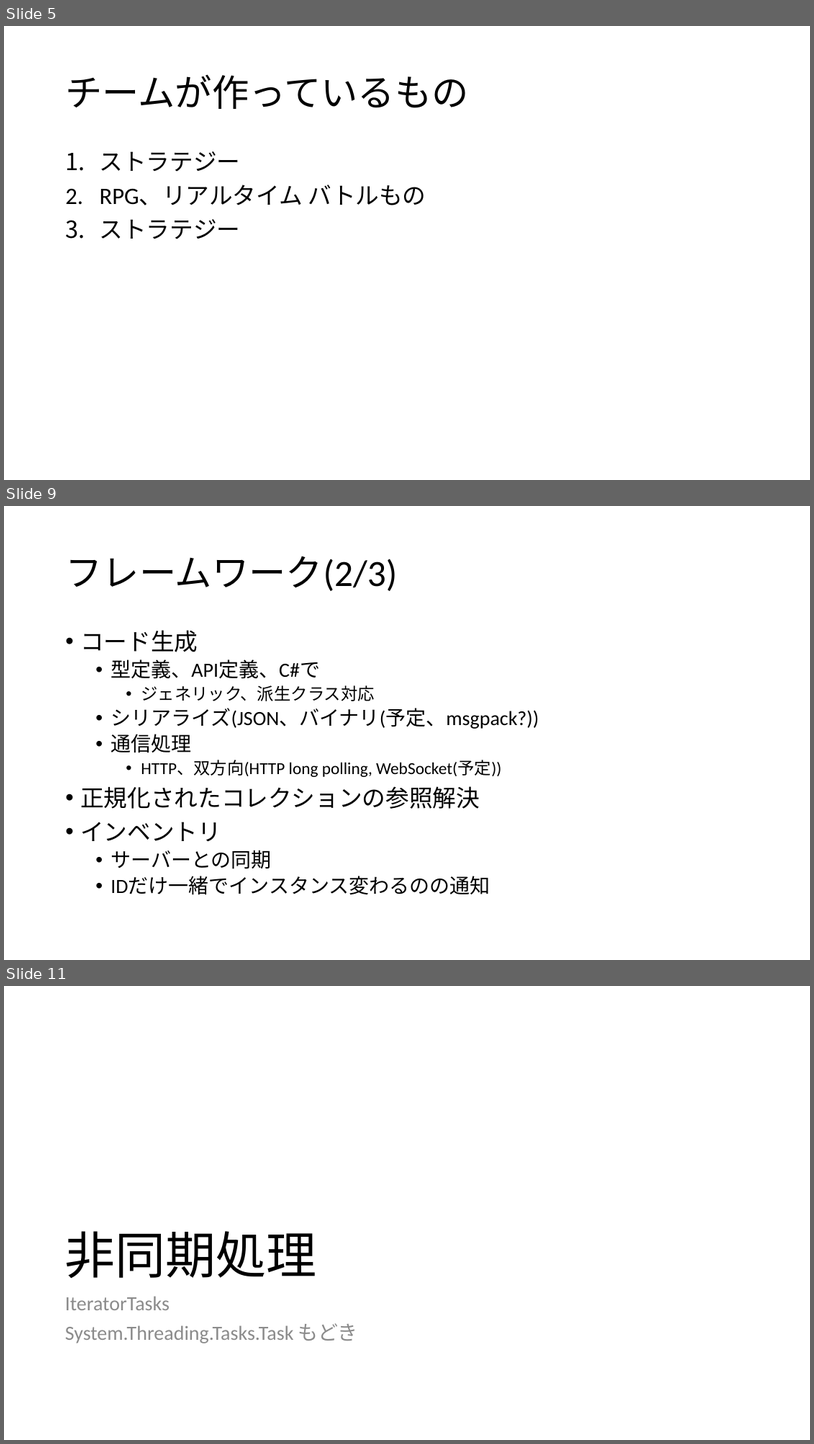
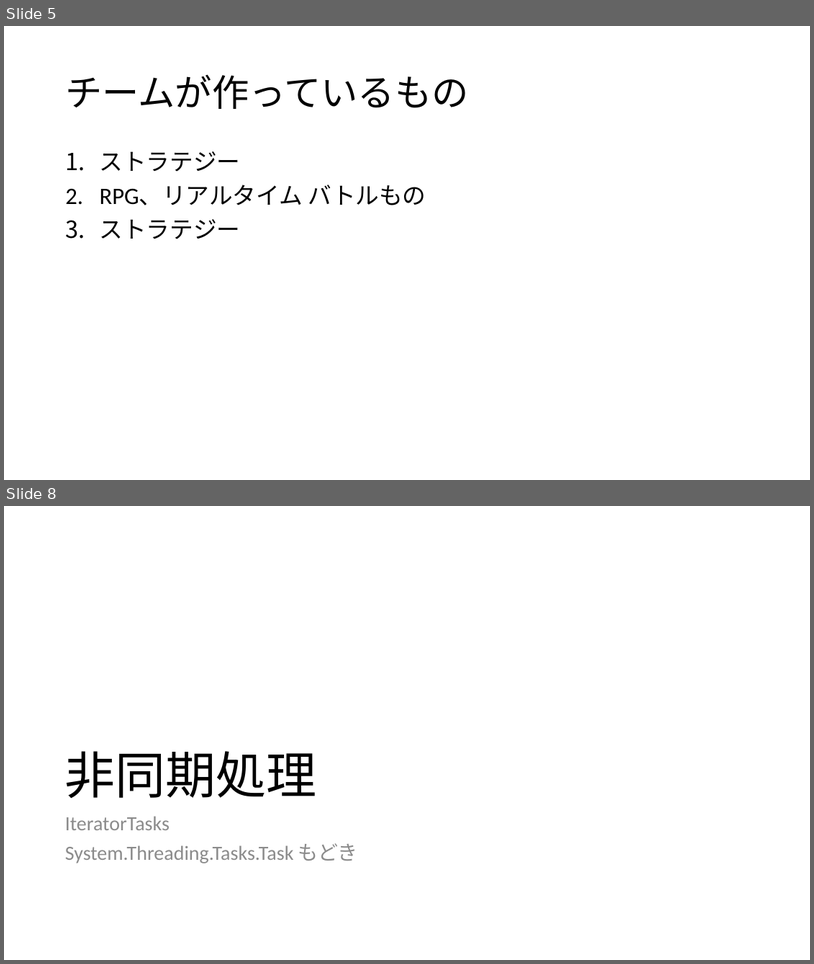
Before and after one commit to ppcuni/UnityCsharp20150321, a slide deck: doc/自社フレームワーク.pptx. Shown one above the other, each under a label of ours: slides 5, 9 and 11 before the commit, slides 5 and 8 after it; the slides between them are not shown. The pictures are 814x1444 and 814x964 pixels, drawn with LibreOffice and Linux fonts; fonts in the diff are those of the drawing. Boxes give left, top, right and bottom in pixels: in the first picture for what was removed or moved away, otherwise in the second. Text is boxed around its words. In the diff, an @@ line names an element or a change of style, - is before the commit and + after.

```diff
--- a/doc/自社フレームワーク.pptx
+++ b/doc/自社フレームワーク.pptx
@@ slide 9 removed at [4, 506, 810, 960], background #FFFFFF @@
@@ title removed at [65, 556, 397, 591] @@
-フレームワーク(2/3)
@@ text removed at [80, 630, 539, 895] @@
-• コード生成
-  • 型定義、API定義、C#で
-    • ジェネリック、派生クラス対応
-  • シリアライズ(JSON、バイナリ(予定、msgpack?))
-  • 通信処理
-    • HTTP、双方向(HTTP long polling, WebSocket(予定))
-• 正規化されたコレクションの参照解決
-• インベントリ
-  • サーバーとの同期
-  • IDだけ一緒でインスタンス変わるのの通知
@@ what was slide 11 is now slide 8 @@
```
Also in this commit, not shown: 4 slides changed, 1 slide added, 3 other slides removed.
